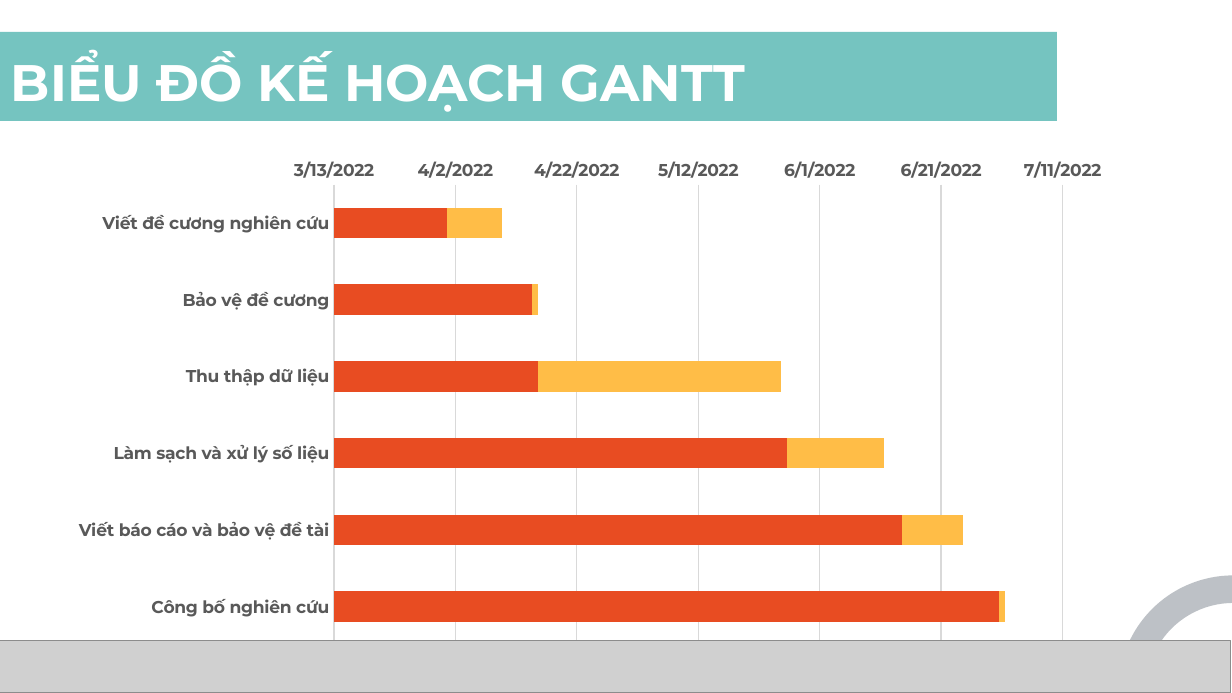
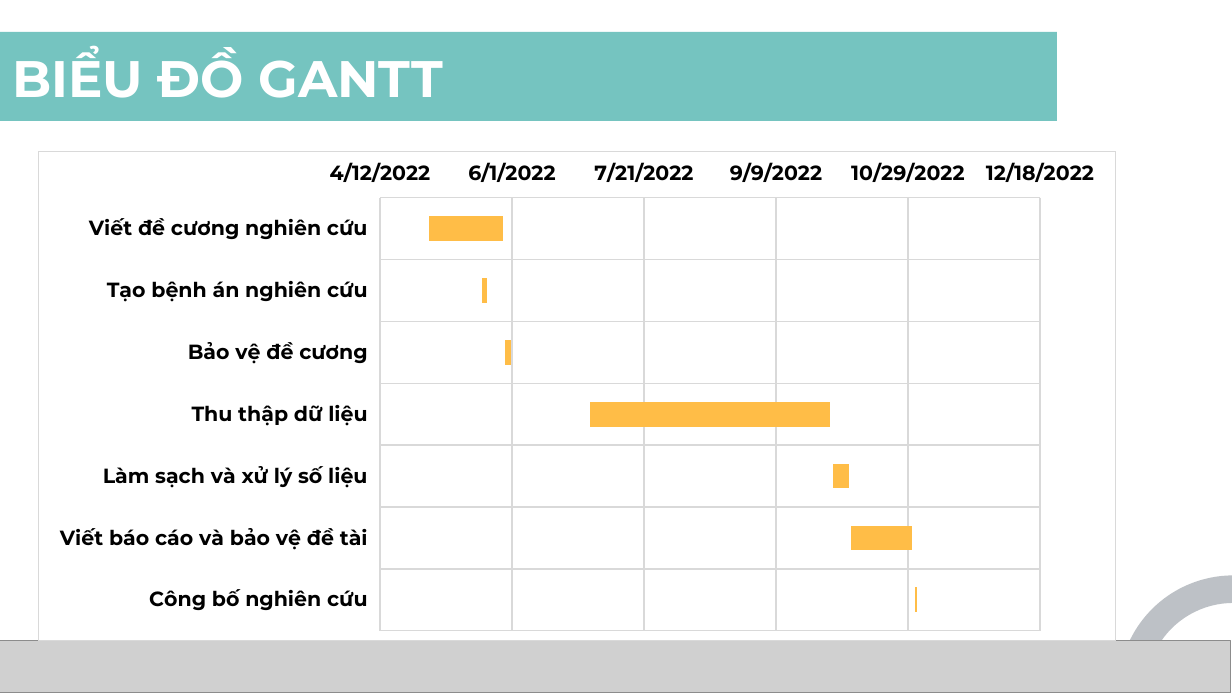
Before and after one commit to MedPocket/HPMUDocs-2021, a slide deck: slide 38 of Nghien-cuu-khoa-hoc/Nhom-4_K39C_Thuyet-trinh-NCKH.pptx. Drawn at 1232x693 pixels with LibreOffice and Linux fonts; fonts in the diff are those of the drawing; grey boxes stand for pictures; background and template pictures are left out. Boxes give left, top, right and bottom in pixels: in the first picture for what was removed or moved away, otherwise in the second. Text is boxed around its words. In the diff, an @@ line names an element or a change of style, - is before the commit and + after.

```diff
--- a/Nghien-cuu-khoa-hoc/Nhom-4_K39C_Thuyet-trinh-NCKH.pptx
+++ b/Nghien-cuu-khoa-hoc/Nhom-4_K39C_Thuyet-trinh-NCKH.pptx
@@ title at box(12, 48, 443, 98): text changed @@
-BIỂU ĐỒ KẾ HOẠCH GANTT
+BIỂU ĐỒ GANTT
@@ bar stacked chart at box(38, 152, 1116, 641) @@
-categories: Viết đề cương nghiên cứu, Bảo vệ đề cương, Thu thập dữ liệu, Làm sạch và xử lý số liệu, Viết báo cáo và bảo vệ đề tài, Công bố nghiên cứu
+categories: Viết đề cương nghiên cứu, Tạo bệnh án nghiên cứu, Bảo vệ đề cương, Thu thập dữ liệu, Làm sạch và xử lý số liệu, Viết báo cáo và bảo vệ đề tài, Công bố nghiên cứu
-Series 1: 44652, 44666, 44667, 44708, 44727, 44743
+Series 1: 44682, 44702, 44711, 44743, 44835, 44842, 44866
@@ colour of Series 1 #E84C22 to none @@
-Series 2: 9, 1, 40, 16, 10, 1
+Series 2: 28, 2, 2, 91, 6, 23, 1
-Series 3: 0, 0, 0, 0, 0, 0
+Series 3: 0, 0, 0, 0, 0, 0, 0
@@ category axis changed @@
@@ value axis changed @@
@@ border changed @@
@@ lettering changed @@
@@ bar stacked chart: place and size @@
-bar stacked chart at box(58, 149, 1124, 655)
+bar stacked chart at box(38, 152, 1116, 641)
```
Also in this commit, not shown: 22 other slides changed, 4 slides added, 3 slides removed.
